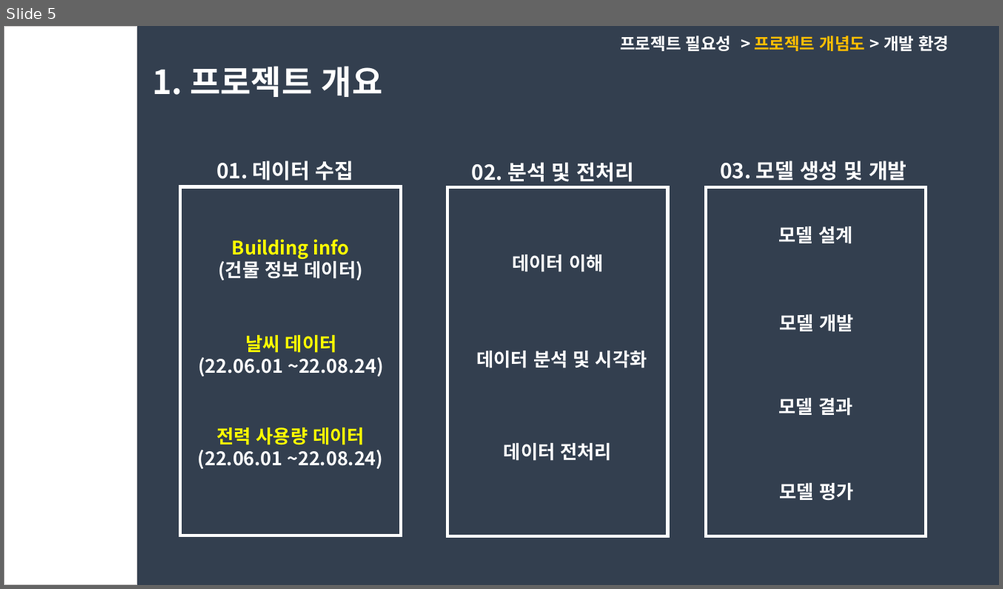
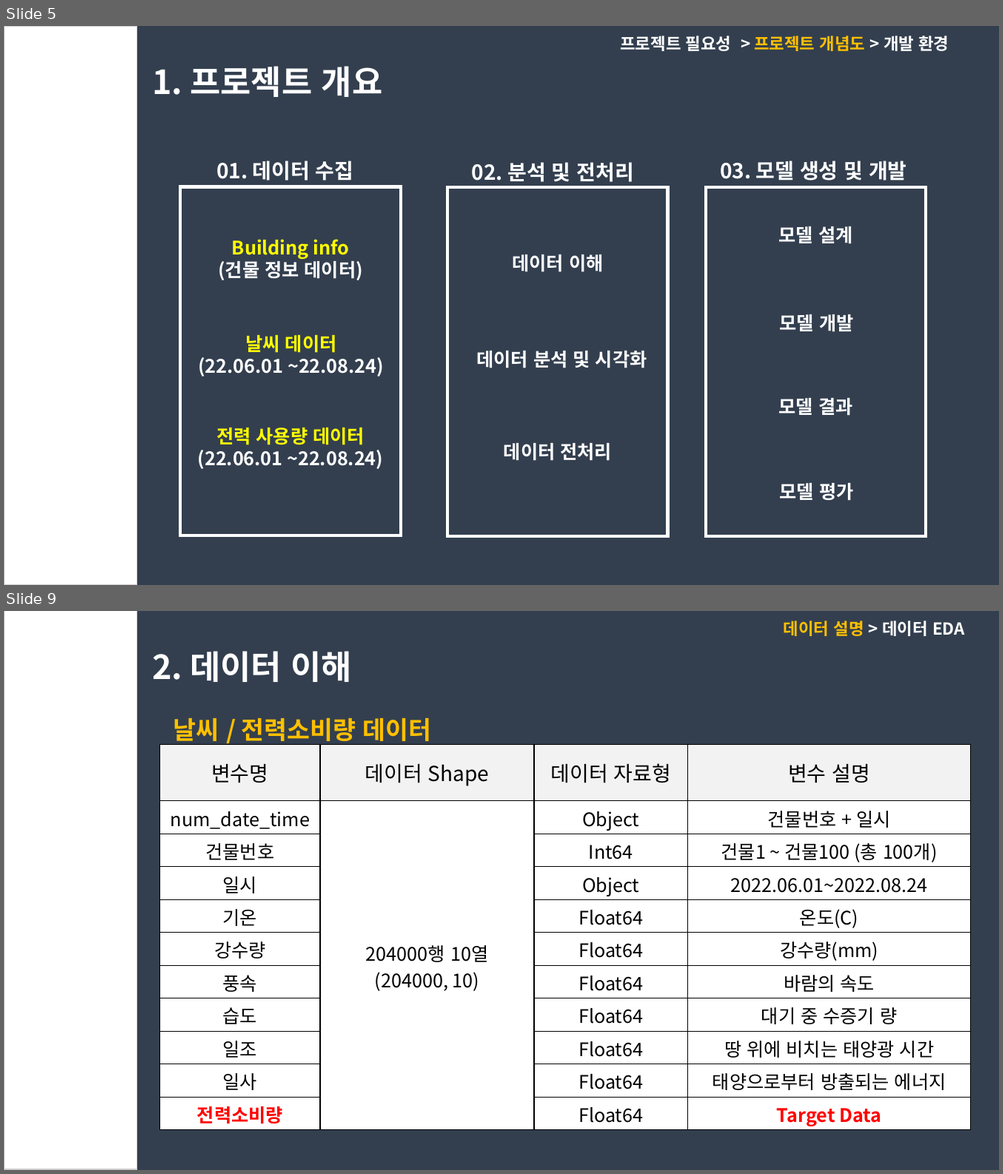
Before and after one commit to dongkieric98/-, a slide deck: electricity.pptx. Shown one above the other, each under a label of ours: slide 5 before the commit, slides 5 and 9 after it; the slides between them are not shown. The pictures are 1003x589 and 1003x1174 pixels, drawn with LibreOffice and Linux fonts; fonts in the diff are those of the drawing. Boxes give left, top, right and bottom in pixels: in the first picture for what was removed or moved away, otherwise in the second. Text is boxed around its words. In the diff, an @@ line names an element or a change of style, - is before the commit and + after.

Commit message:
Chapter1 제작 완료, Chapter2-1 데이터 설명 완료 (Chapter 2-2 전까지 완료함)

```diff
--- a/electricity.pptx
+++ b/electricity.pptx
@@ slide 9 added at [4, 611, 999, 1170], background #333F50 @@
@@ rectangle added at [4, 611, 136, 1170], fill #FFFFFF, outline #D0CECE 1 pt @@
@@ text added at [783, 621, 965, 636], 16 pt, text #FFFFFF, bold @@
+데이터 설명 > 데이터 EDA
@@ text added at [152, 651, 352, 682], 32 pt, text #FFFFFF, bold @@
+2. 데이터 이해
@@ text added at [173, 718, 432, 746], 24 pt, text #FFC000, bold @@
+날씨 / 전력소비량 데이터
@@ table added at [160, 744, 971, 1131], 11 rows, 4 columns @@
+변수명 | 데이터 Shape | 데이터 자료형 | 변수 설명
+num_date_time | 204000행 10열 / (204000, 10) | Object | 건물번호 + 일시
+건물번호 |  | Int64 | 건물1 ~ 건물100 (총 100개)
+일시 |  | Object | 2022.06.01~2022.08.24
+기온 |  | Float64 | 온도(C)
+강수량 |  | Float64 | 강수량(mm)
+풍속 |  | Float64 | 바람의 속도
+습도 |  | Float64 | 대기 중 수증기 량
+일조 |  | Float64 | 땅 위에 비치는 태양광 시간
+일사 |  | Float64 | 태양으로부터 방출되는 에너지
+전력소비량 |  | Float64 | Target Data
```
Also in this commit, not shown: 2 slides changed, 4 other slides added, 2 slides removed.
